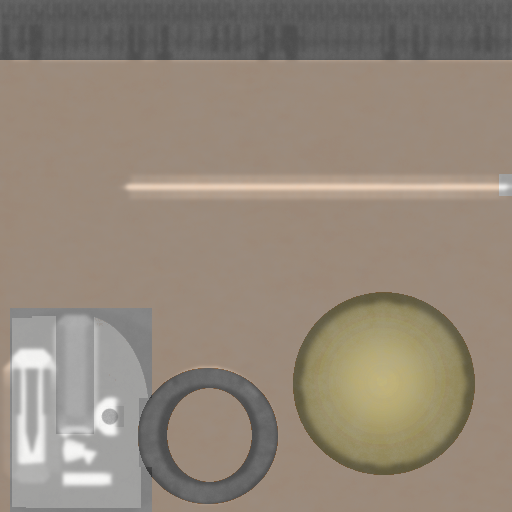
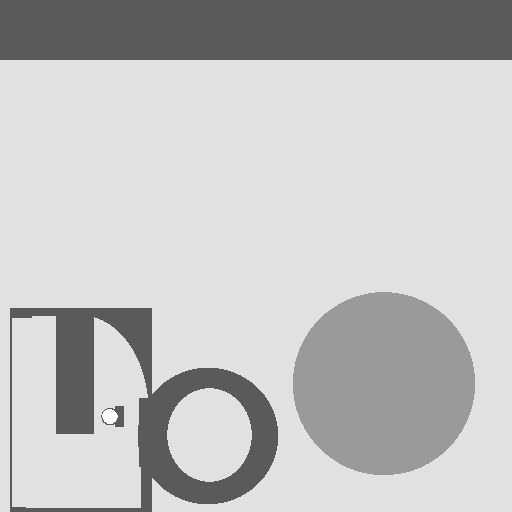
The second 512x512 image is a revision of the first. Changes to its layers:
hid "Warstwa #2", opacity 35% → 100%, painted on it over [0,0,512,512]
hid "Widoczny" over [0,0,512,512]
showed "Warstwa", painted on it, masked it over [0,0,512,512]
